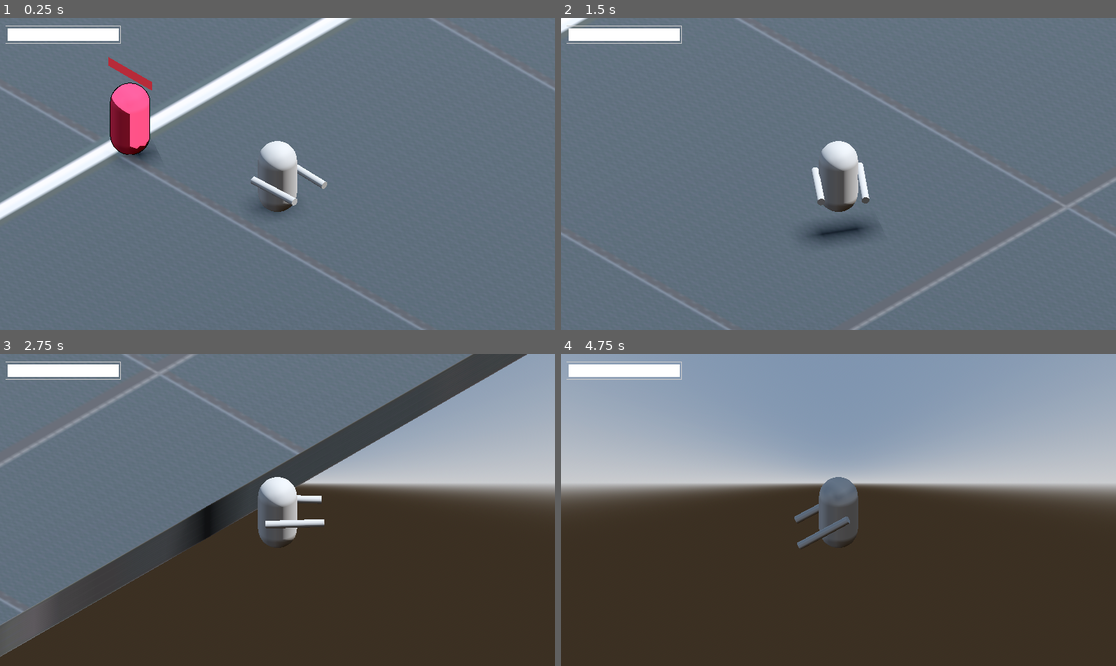
Above: before the commit, frames 1-4 (two rows, left to right).
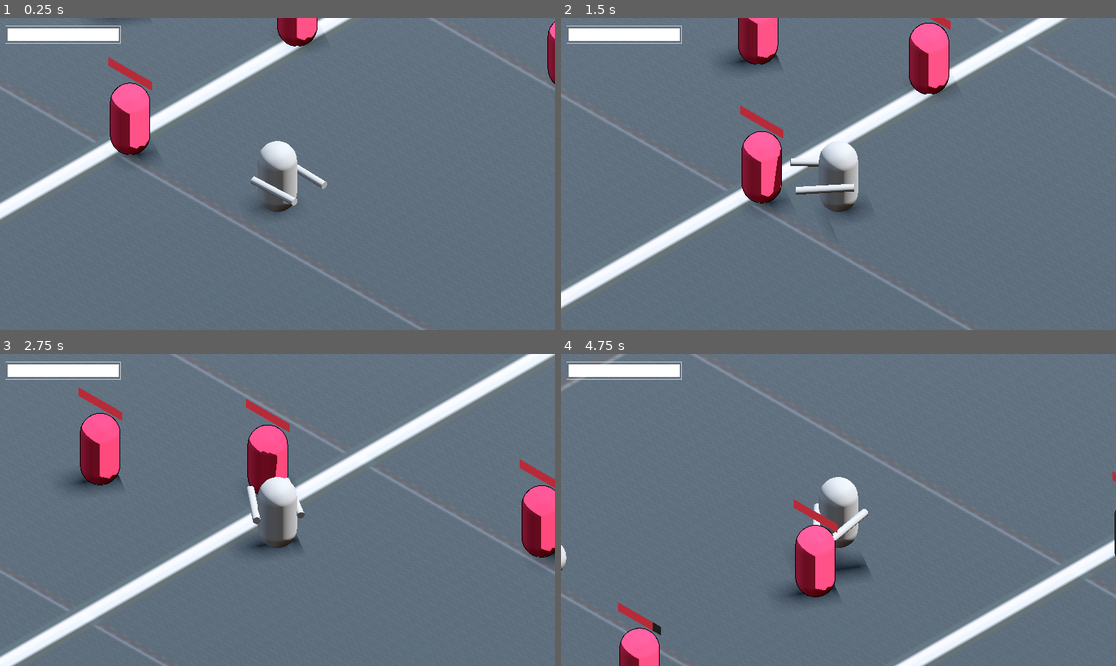
Above: after the commit, the same moments.

Repository: yashGhela/blame
Game: Godot game, scene res://levels/lab.tscn
The game is run twice, just before and just after one commit, with the same random seed, the same clock (stepped at 60 frames per second) and the same inputs. The project has no main scene, so this scene is started directly.
Inputs (mouse positions are in pixels of both pictures, inside the frame that each line leads up to):
- Up to frame 1 (0.25 s): no input
- Up to frame 2 (1.5 s): tap Enter at 0.5 s; move the mouse to (960, 158) at 0.52 s; hold D (right) 0.53-1.28 s; click (960, 158) at 0.6 s; tap Space (jump) at 0.77 s; tap Q (snap, bound only after the commit) at 0.8, 1.35 s; move the mouse to (727, 189) at 1.27 s; hold S (back) from 1.28 s (still down)
- Up to frame 3 (2.75 s): tap Space (jump) at 1.52 s; click (166, 525) at 1.55 s; move the mouse to (333, 441) at 2.02 s; release S (back) at 2.03 s; hold D (right) from 2.03 s (still down); right-click (333, 441) at 2.1 s; tap Q (snap, bound only after the commit) at 2.3 s
- Up to frame 4 (4.75 s): move the mouse to (810, 572) at 2.77 s; release D (right) at 2.78 s; hold W (forward) 2.78-3.53 s; click (810, 572) at 2.85 s; tap Space (jump) at 3.02, 3.77, 4.52 s; move the mouse to (1005, 556) at 3.52 s; hold E (interact) 3.53-4.28 s; hold A (left) from 3.53 s (still down); tap Q (snap, bound only after the commit) at 3.8, 4.35 s; move the mouse to (672, 463) at 4.27 s; click (672, 463) at 4.55 s

The runs differ from the first frame. In frame 1, 0.9% of the frame differs, in the area x 17-100%, y 0-22%; in frame 2, 12%; in frame 3, 65%; in frame 4, 98%, in the area x 0-100%, y 0-100%.

Commit message:
IM A GOODDDDDDD - chain snap added and harder punches

Diff:
--- a/gameplay-elements/player.tscn
+++ b/gameplay-elements/player.tscn
@@ -2,6 +2,7 @@
 
 [ext_resource type="Script" uid="uid://cxoaks62tgj6h" path="res://scripts/camera_pivot.gd" id="1_1qg6e"]
 [ext_resource type="Script" uid="uid://jm5fl2d8qbk1" path="res://scripts/player.gd" id="1_7xu6t"]
+[ext_resource type="Script" uid="uid://b7e63djr4gt5y" path="res://scripts/enemy_detector.gd" id="3_kuag1"]
 
 [sub_resource type="CapsuleMesh" id="CapsuleMesh_5rg3e"]
 
@@ -114,10 +115,27 @@
 "update": 0,
 "values": [Vector3(0.45048404, 0.04930401, 0.57679266), Vector3(0.7542248, 0.04930401, 0.14378512), Vector3(0.45048404, 0.04930401, 0.57679266)]
 }
+tracks/2/type = "method"
+tracks/2/imported = false
+tracks/2/enabled = true
+tracks/2/path = NodePath(".")
+tracks/2/interp = 1
+tracks/2/loop_wrap = true
+tracks/2/keys = {
+"times": PackedFloat32Array(0.1, 0.16666667),
+"transitions": PackedFloat32Array(1, 1),
+"values": [{
+"args": [],
+"method": &"enable_hand_2"
+}, {
+"args": [],
+"method": &"disable_hand_2"
+}]
+}
 
 [sub_resource type="Animation" id="Animation_dg8n4"]
 resource_name = "hit_three"
-length = 0.17
+length = 0.25
 tracks/0/type = "value"
 tracks/0/imported = false
 tracks/0/enabled = true
@@ -125,10 +143,10 @@
 tracks/0/interp = 1
 tracks/0/loop_wrap = true
 tracks/0/keys = {
-"times": PackedFloat32Array(0, 0.1, 0.16666667),
-"transitions": PackedFloat32Array(1, 1, 1),
-"update": 0,
-"values": [Vector3(0.45048404, 0.04930401, 0.57679266), Vector3(0.45048404, 0.43462288, 0.57679266), Vector3(0.45048404, -0.23250926, 0.57679266)]
+"times": PackedFloat32Array(0, 0.1, 0.16666667, 0.23333333),
+"transitions": PackedFloat32Array(1, 1, 1, 1),
+"update": 0,
+"values": [Vector3(0.45048404, 0.04930401, 0.57679266), Vector3(0.45048404, 0.43462288, 0.57679266), Vector3(0.45048404, -0.23250926, 0.57679266), Vector3(0.45048404, 0.04930401, 0.57679266)]
 }
 tracks/1/type = "value"
 tracks/1/imported = false
@@ -137,10 +155,10 @@
 tracks/1/interp = 1
 tracks/1/loop_wrap = true
 tracks/1/keys = {
-"times": PackedFloat32Array(0, 0.1, 0.16666667),
-"transitions": PackedFloat32Array(1, 1, 1),
-"update": 0,
-"values": [Vector3(0, 0, 1.6107469), Vector3(0, 0, 2.1670356), Vector3(0, 0, 1.0000386)]
+"times": PackedFloat32Array(0, 0.1, 0.16666667, 0.23333333),
+"transitions": PackedFloat32Array(1, 1, 1, 1),
+"update": 0,
+"values": [Vector3(0, 0, 1.6107469), Vector3(0, 0, 2.1670356), Vector3(0, 0, 1.0000386), Vector3(0, 0, 1.6107469)]
 }
 tracks/2/type = "value"
 tracks/2/imported = false
@@ -149,10 +167,10 @@
 tracks/2/interp = 1
 tracks/2/loop_wrap = true
 tracks/2/keys = {
-"times": PackedFloat32Array(0, 0.1, 0.16666667),
-"transitions": PackedFloat32Array(1, 1, 1),
-"update": 0,
-"values": [Vector3(0.3790152, 0.018219233, -0.5775828), Vector3(0.3790152, 0.4217471, -0.5775828), Vector3(0.3790152, -0.23520991, -0.5775828)]
+"times": PackedFloat32Array(0, 0.1, 0.16666667, 0.23333333),
+"transitions": PackedFloat32Array(1, 1, 1, 1),
+"update": 0,
+"values": [Vector3(0.3790152, 0.018219233, -0.5775828), Vector3(0.3790152, 0.4217471, -0.5775828), Vector3(0.3790152, -0.23520991, -0.5775828), Vector3(0.3790152, 0.018219233, -0.5775828)]
 }
 tracks/3/type = "value"
 tracks/3/imported = false
@@ -161,10 +179,30 @@
 tracks/3/interp = 1
 tracks/3/loop_wrap = true
 tracks/3/keys = {
-"times": PackedFloat32Array(0, 0.1, 0.16666667),
-"transitions": PackedFloat32Array(1, 1, 1),
-"update": 0,
-"values": [Vector3(0, 0, 1.5373907), Vector3(0, 0, 2.168048), Vector3(0, 0, 0.98895586)]
+"times": PackedFloat32Array(0, 0.1, 0.16666667, 0.23333333),
+"transitions": PackedFloat32Array(1, 1, 1, 1),
+"update": 0,
+"values": [Vector3(0, 0, 1.5373907), Vector3(0, 0, 2.168048), Vector3(0, 0, 0.98895586), Vector3(0, 0, 1.5373907)]
+}
+tracks/4/type = "method"
+tracks/4/imported = false
+tracks/4/enabled = true
+tracks/4/path = NodePath(".")
+tracks/4/interp = 1
+tracks/4/loop_wrap = true
+tracks/4/keys = {
+"times": PackedFloat32Array(0.16666667, 0.23333333, 0.23343334),
+"transitions": PackedFloat32Array(1, 1, 1),
+"values": [{
+"args": [],
+"method": &"enable_hand_2"
+}, {
+"args": [],
+"method": &"disable_hand_1"
+}, {
+"args": [],
+"method": &"disable_hand_2"
+}]
 }
 
 [sub_resource type="Animation" id="Animation_05j85"]
@@ -194,6 +232,23 @@
 "update": 0,
 "values": [Vector3(0, 0, 1.5373907), Vector3(-9.953799e-10, -0.6778859, 1.5373907), Vector3(0, 0, 1.5373907)]
 }
+tracks/2/type = "method"
+tracks/2/imported = false
+tracks/2/enabled = true
+tracks/2/path = NodePath(".")
+tracks/2/interp = 1
+tracks/2/loop_wrap = true
+tracks/2/keys = {
+"times": PackedFloat32Array(0.1, 0.16666667),
+"transitions": PackedFloat32Array(1, 1),
+"values": [{
+"args": [],
+"method": &"enable_hand_1"
+}, {
+"args": [],
+"method": &"disable_hand_1"
+}]
+}
 
 [sub_resource type="AnimationLibrary" id="AnimationLibrary_05j85"]
 _data = {
@@ -260,6 +315,9 @@
 [node name="basicanims" type="AnimationPlayer" parent="." unique_id=590336364]
 libraries/ = SubResource("AnimationLibrary_05j85")
 
+[node name="EnemyDetector" type="Node" parent="." unique_id=656638712]
+script = ExtResource("3_kuag1")
+
 [connection signal="body_entered" from="body/hand1/hand1area" to="." method="_on_hand_1_area_body_entered"]
 [connection signal="body_entered" from="body/hand2/hand2area" to="." method="_on_hand_2_area_body_entered"]
 [connection signal="animation_finished" from="basicanims" to="." method="_on_basicanims_animation_finished"]
--- a/levels/lab.tscn
+++ b/levels/lab.tscn
@@ -61,3 +61,12 @@
 
 [node name="enemydummy" parent="MeshInstance3D2" unique_id=1676875816 instance=ExtResource("4_78pcp")]
 transform = Transform3D(1, 0, 0, 0, 1, 0, 0, 0, 1, 9.459692, 0.06453371, -0.42143726)
+
+[node name="enemydummy" parent="." unique_id=780828099 instance=ExtResource("4_78pcp")]
+transform = Transform3D(1, 0, 0, 0, 1, 0, 0, 0, 1, 0.023248196, 1.5, -6.8847237)
+
+[node name="enemydummy2" parent="." unique_id=1798628262 instance=ExtResource("4_78pcp")]
+transform = Transform3D(1, 0, 0, 0, 1, 0, 0, 0, 1, -4.028976, 1.5, -4.732465)
+
+[node name="enemydummy3" parent="." unique_id=1662489217 instance=ExtResource("4_78pcp")]
+transform = Transform3D(1, 0, 0, 0, 1, 0, 0, 0, 1, 6.2631207, 1.5, -10.455828)
--- a/project.godot
+++ b/project.godot
@@ -65,6 +65,11 @@
 "events": [Object(InputEventMouseButton,"resource_local_to_scene":false,"resource_name":"","device":-1,"window_id":0,"a …(253 unchanged characters)…
 ]
 }
+snap={
+"deadzone": 0.2,
+"events": [Object(InputEventKey,"resource_local_to_scene":false,"resource_name":"","device":-1,"window_id":0,"alt_pressed":false,"shift_pressed":false,"ctrl_pressed":false,"meta_pressed":false,"pressed":false,"keycode":0,"physical_keycode":81,"key_label":0,"unicode":113,"location":0,"echo":false,"script":null)
+]
+}
 
 [physics]
 
--- /dev/null
+++ b/scripts/enemy_detector.gd
@@ -0,0 +1,93 @@
+extends Node
+
+#this script will detect the closest enemy
+
+var enemies:Array=[]
+var closest_enemy:CharacterBody3D = null
+var closest_enemy_distance:=1
+@onready var player_combat_system: CharacterBody3D = $".."
+
+
+func _process(delta: float) -> void:
+	Signalbus.connect("enter_flowing",Callable(self,"set_finishers"))
+	Signalbus.connect("break_flowing", Callable(self,  "clear_finishers"))
+
+
+
+func set_finishers():
+	player_combat_system.can_finish=true
+	for enemy in get_tree().get_nodes_in_group("Enemy"):
+		var rand = randi_range(1,2)
+
+		if rand==1:
+			enemy.is_finish=true
+		elif rand==2:
+			enemy.is_finish=false
+
+
+
+
+func clear_finishers():
+	for enemy in get_tree().get_nodes_in_group("Enemy"):
+		enemy.is_finish=false
+
+
+func add_next_enemy():
+	for enemy in get_tree().get_nodes_in_group("Enemy"):
+		if enemy.is_finish==false:
+			enemy.is_finish=true
+			break
+
+
+func get_closest_finishable_enemy()-> CharacterBody3D:
+	var closest: CharacterBody3D = null
+	var closest_distance := INF
+
+	for enemy in get_tree().get_nodes_in_group("Enemy"):
+		if enemy == null:
+			continue
+
+		if enemy.is_finish:
+			var distance := player_combat_system.global_position.distance_squared_to(enemy.global_position)
+
+			if distance < closest_distance:
+				closest_distance = distance
+				closest = enemy
+
+	if closest==null:
+		Signalbus.break_flowing.emit()
+	return closest
+
+
+func get_closest_enemy() -> CharacterBody3D:
+	var closest: CharacterBody3D = null
+	var closest_distance := INF
+
+	for enemy in get_tree().get_nodes_in_group("Enemy"):
+		if enemy == null:
+			continue
+
+		var distance := player_combat_system.global_position.distance_squared_to(enemy.global_position)
+
+		if distance < closest_distance:
+			closest_distance = distance
+			closest = enemy
+
+	return closest
+
+
+func get_furthest_enemy() -> CharacterBody3D:
+	var furthest: CharacterBody3D = null
+	var furthest_distance := -1.0
+
+	for enemy in get_tree().get_nodes_in_group("Enemy"):
+		if enemy == null:
+			continue
+
+		var distance := player_combat_system.global_position.distance_squared_to(enemy.global_position)
+
+		if distance > furthest_distance:
+			furthest_distance = distance
+			furthest = enemy
+
+	return furthest
--- a/scripts/player.gd
+++ b/scripts/player.gd
@@ -13,11 +13,18 @@
 @onready var basicanims: AnimationPlayer = $basicanims
 @onready var hand_1_col: CollisionShape3D = $body/hand1/hand1area/hand1col
 @onready var hand_2_col: CollisionShape3D = $body/hand2/hand2area/hand2col
+@onready var enemy_detector: Node = $EnemyDetector
 
 
 const DASH_SPEED = 15.0
 const DASH_DURATION = 0.3
+
+
 var is_dashing = false
+var is_snapping= false
+var snap_target: Node3D = null
+const SNAP_DISTANCE = 1.5
+const SNAP_DURATION = 0.25
 var dash_timer = 0.0
 var hitcounter = 0
 
@@ -45,6 +52,10 @@
 
 
 func _physics_process(delta: float) -> void:
+
+	if is_snapping:
+		velocity = Vector3.ZERO
+		return
 
 	if Input.is_action_just_pressed("hit"):
 		hitcounter+=1
@@ -65,6 +76,12 @@
 		if hitcounter>3:
 			hitcounter=0
 
+	if Input.is_action_just_pressed("snap"):
+		if is_snapping:
+			return
+
+		snap()
+
 	movement(delta)
 	move_and_slide()
 
@@ -138,11 +155,77 @@
 				12.0*delta
 			)
 
+func snap():
+	snap_target = enemy_detector.get_closest_enemy()
+
+	if snap_target==null:
+		return
+
+	is_snapping=true
+
+	var direction = snap_target.global_position - global_position
+	direction.y = 0
+	direction = direction.normalized()
+
+	var target_position = snap_target.global_position - direction * SNAP_DISTANCE
+	target_position.y = global_position.y
+
+	# Face the enemy
+	body.rotation.y = atan2(
+		direction.x,
+		direction.z
+	) - deg_to_rad(90)
+
+	# Move player toward enemy
+	var tween = create_tween()
+	tween.set_trans(Tween.TRANS_SINE)
+	tween.set_ease(Tween.EASE_OUT)
+
+	tween.tween_property(
+		self,
+		"global_position",
+		target_position,
+		SNAP_DURATION
+	)
+
+	await tween.finished
+
+	# Make sure we don't continue if something interrupted the snap
+	if not is_snapping:
+		return
+
+	velocity = Vector3.ZERO
+
+	# Play attack
+	basicanims.play("hit_one")
+
+
+
+
+func enable_hand_1():
+	hand_1_col.disabled = false
+
+
+func disable_hand_1():
+	hand_1_col.disabled = true
+
+
+func enable_hand_2():
+	hand_2_col.disabled = false
+
+
+func disable_hand_2():
+	hand_2_col.disabled = true
 
 func _on_basicanims_animation_finished(anim_name: StringName) -> void:
 	if anim_name=="hit_one" or anim_name=="hit_two" or anim_name=="hit_three":
 		hand_1_col.disabled=true
 		hand_2_col.disabled=true
+
+		if is_snapping:
+			is_snapping = false
+			snap_target = null
+
 
 
 func _on_hand_2_area_body_entered(body: Node3D) -> void:
Not shown, added: scripts/enemy_detector.gd.uid
